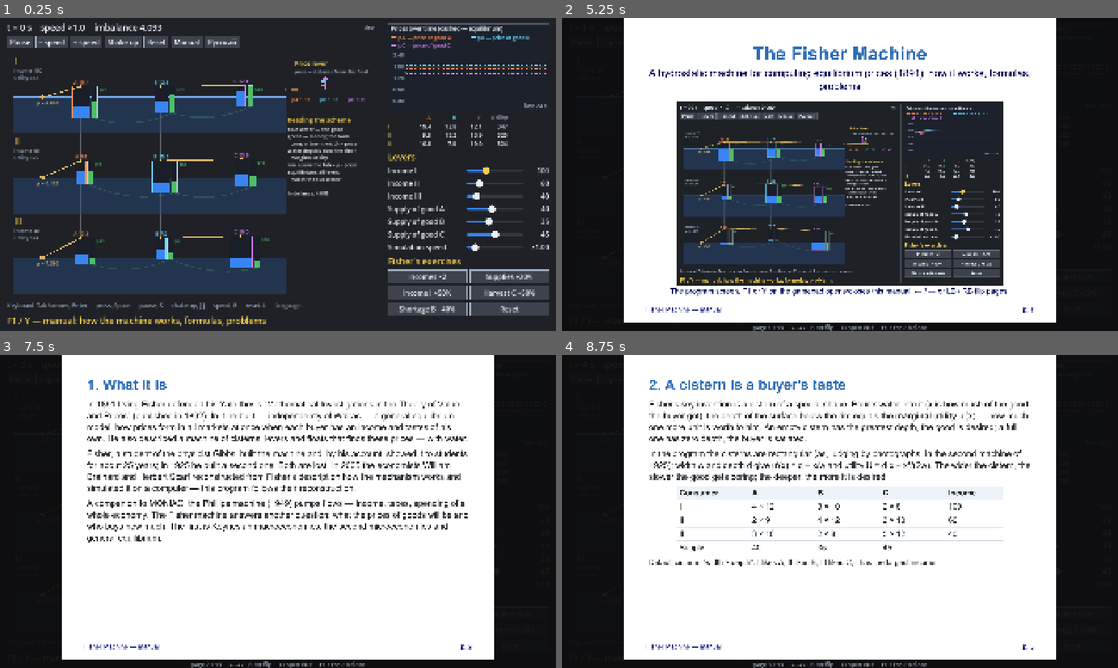
Above: before the commit, frames 1-4 (two rows, left to right).
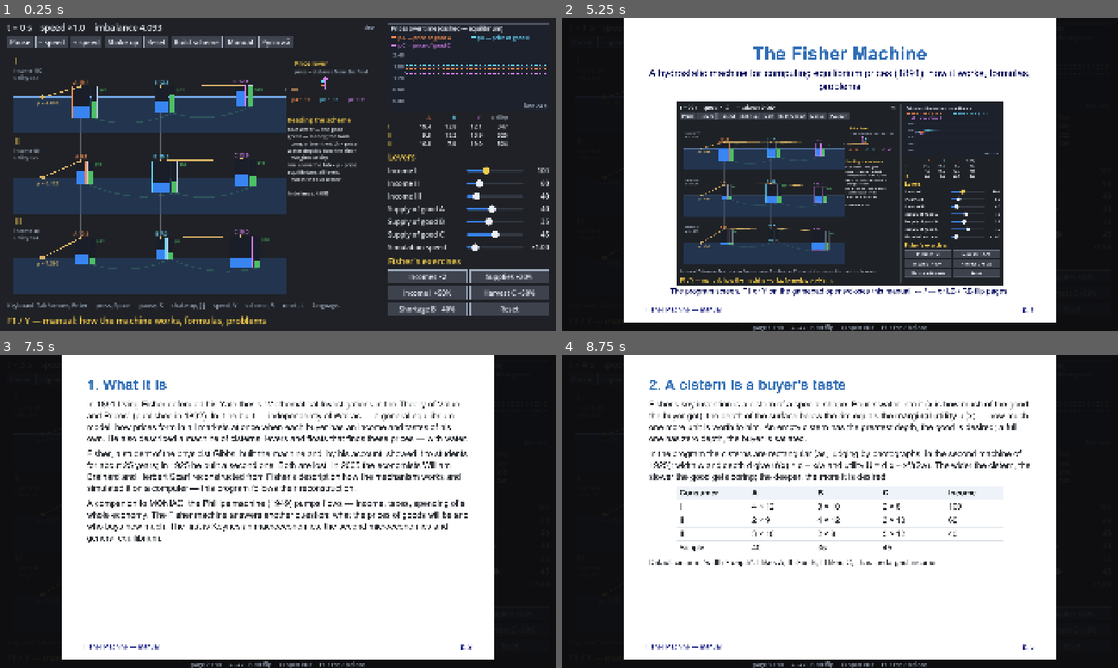
Above: after the commit, the same moments.

Repository: avv123avv/fisher_machine
Game: Godot game, scene res://main.tscn
The game is run twice, just before and just after one commit, with the same random seed, the same clock (stepped at 60 frames per second) and the same inputs.
Inputs (mouse positions are in pixels of both pictures, inside the frame that each line leads up to):
- Up to frame 1 (0.25 s): no input
- Up to frame 2 (5.25 s): click "Pause" at 0.5 s; click "Run" at 1.25 s; click "− speed" at 2 s; click "+ speed" at 2.75 s; click "Shake up" at 3.5 s; click "Reset" at 4.25 s; click "Manual" at 5 s
- Up to frame 3 (7.5 s): click (194, 380) at 5.75 s, where only the run after the commit has a clickable "Build scheme"; click "Русский" at 6.5 s; click "Incomes ×2" at 7.25 s
- Up to frame 4 (8.75 s): click "Supplies +20%" at 8 s

The runs differ from the first frame. In frame 1, 0.6% of the frame differs, in the area x 31-62%, y 5-94%; in frame 2, 0.2%; in frame 3, less than 0.1%; in frame 4, less than 0.1%.

Commit message:
Схема сборки: машина Фишера из сообщающихся сосудов
- Вид «Схема сборки» (кнопка меню, V, L3; -- --view=diy): щит с девятью
  прямоугольными ёмкостями на рейках с бегунками, ёмкости одного товара
  соединены снизу трубкой (свой краситель на товар), нулевая линия = вода
  бака. Рычаги и меха Фишера заменяет программа: таблица высот краёв в см.
  Масштаб: 1 ед. товара = 10 мл, 1 ед. предельной полезности = 1 см.
- Инструкция, раздел 8: почему это работает, детали, размеры ёмкостей и
  настройка для равновесия по умолчанию, сборка, опыты на стенде.
- Тесты пересчётов и переключения вида, README, CLAUDE.md.

Co-Authored-By: Claude Opus 5.5 <noreply@anthropic.com>

Diff:
--- /dev/null
+++ b/diy_rig.gd
@@ -0,0 +1,182 @@
+class_name DiyRigView
+extends Control
+## Схема домашнего стенда: машина Фишера из сообщающихся сосудов. Девять прямоугольных ёмкостей
+## на вертикальных рейках с бегунками; ёмкости одного товара соединены снизу трубкой (своя краска на
+## товар). Нулевая линия (нить или лазерный уровень) играет роль воды в баке. Края выставляются на
+## высоты μ_i·a_j из программы — рычаги и денежные отсеки Фишера (меха) здесь заменяет программа.
+## Модель та же (FisherModel); здесь только пересчёт в сантиметры и миллилитры и отрисовка.
+##
+## Масштаб: 1 единица товара = ML_PER_UNIT мл, 1 единица предельной полезности = 1 см глубины.
+
+const ML_PER_UNIT := 10.0
+## Ёмкость: толщина (вглубь щита) постоянна, ширина = WIDTH_CM_PER_W · w, глубина = d см.
+## Тогда на 1 см глубины приходится w единиц товара, как у цистерны модели.
+const THICK_CM := 5.0
+const WIDTH_CM_PER_W := ML_PER_UNIT / THICK_CM
+## Внутренний диаметр трубок и длина трубки на одну систему — для «мёртвого» объёма.
+const TUBE_D_MM := 6.0
+const TUBE_LEN_CM := 120.0
+
+const DESIGN := CisternView.DESIGN
+const FS := CisternView.FS
+const FS_SMALL := CisternView.FS_SMALL
+const PX_PER_CM := 13.0
+
+const WOOD := Color(0.36, 0.29, 0.21)
+const WOOD_EDGE := Color(0.5, 0.41, 0.3)
+const RAIL := Color(0.62, 0.6, 0.55)
+const PLASTIC := Color(0.85, 0.88, 0.92)
+const TAG := Color(0.95, 0.8, 0.3)
+const ZERO_LINE := Color(1.0, 0.35, 0.35)
+
+const BOARD := Rect2(20, 20, 920, 780)
+const ZERO_Y := 400.0      ## нулевая линия на щите
+const MANIFOLD_Y := 690.0  ## трубки систем идут ниже всех доньев
+const GAP := 8.0
+const GROUP_GAP := 34.0
+
+var model: FisherModel
+
+
+# --- Пересчёт модели в величины стенда --------------------------------------
+
+## Внутренние размеры ёмкости ij, см: ширина, толщина, глубина.
+static func box_cm(w: float, d: float) -> Vector3:
+	return Vector3(w * WIDTH_CM_PER_W, THICK_CM, d)
+
+
+static func volume_ml(units: float) -> float:
+	return units * ML_PER_UNIT
+
+
+## Высота края над нулевой линией, см (= μ_i·a_j в единицах предельной полезности).
+static func rim_cm(height: float) -> float:
+	return height
+
+
+## «Мёртвый» объём одной системы трубок, мл: его заливают сверх запаса товара.
+static func tube_dead_ml() -> float:
+	var r := TUBE_D_MM / 20.0
+	return PI * r * r * TUBE_LEN_CM
+
+
+func _draw() -> void:
+	if model == null:
+		return
+	var sc := minf(size.x / DESIGN.x, size.y / DESIGN.y)
+	draw_set_transform((size - DESIGN * sc) * 0.5, 0.0, Vector2(sc, sc))
+	var font := get_theme_default_font()
+
+	draw_rect(BOARD, WOOD)
+	draw_rect(BOARD, WOOD_EDGE, false, 3.0)
+	_draw_tag(font, Vector2(BOARD.position.x + 22, BOARD.end.y - 22), 1)
+	# Нулевая линия — «вода в баке»
+	draw_dashed_line(Vector2(BOARD.position.x + 10, ZERO_Y), Vector2(BOARD.end.x - 10, ZERO_Y), ZERO_LINE, 2.0, 10.0)
+	_draw_tag(font, Vector2(BOARD.position.x + 22, ZERO_Y), 7)
+
+	var x := BOARD.position.x + 40.0
+	for j in FisherModel.N:
+		var bottoms := PackedVector2Array()
+		var x0 := x
+		for i in FisherModel.N:
+			var b := box_cm(model.w[i][j], model.d[i][j])
+			var r := Rect2(x, ZERO_Y - model.height(i, j) * PX_PER_CM, b.x * PX_PER_CM, b.z * PX_PER_CM)
+			_draw_box(font, i, j, r)
+			bottoms.append(Vector2(r.get_center().x, r.end.y))
+			x = r.end.x + GAP
+		_draw_system(font, j, bottoms, x0, x - GAP)
+		x += GROUP_GAP - GAP
+	_draw_legend(font)
+	draw_set_transform(Vector2.ZERO)
+
+
+## Ёмкость на рейке: бегунок у края, вода цвета товара, шкала, подписи.
+func _draw_box(font: Font, i: int, j: int, r: Rect2) -> void:
+	var col: Color = CisternView.COL_GOOD[j]
+	var cx := r.get_center().x
+	draw_line(Vector2(cx, BOARD.position.y + 30), Vector2(cx, MANIFOLD_Y - 20), RAIL, 4.0)
+	draw_rect(Rect2(cx - 9, r.position.y - 8, 18, 10), RAIL.lightened(0.3))
+	draw_rect(r, Color(0.1, 0.12, 0.16, 0.9))
+	var sy := r.position.y + model.mu_level(i, j) * PX_PER_CM
+	if sy < r.end.y:
+		draw_rect(Rect2(r.position.x, sy, r.size.x, r.end.y - sy), Color(col, 0.75))
+	for c in range(0, int(model.d[i][j]) + 1, 2):
+		var ty := r.position.y + c * PX_PER_CM
+		draw_line(Vector2(r.end.x - 6, ty), Vector2(r.end.x, ty), PLASTIC, 1.0)
+	draw_rect(r, PLASTIC, false, 1.5)
+	draw_rect(Rect2(cx - 5, r.end.y, 10, 7), Color(0.95, 0.6, 0.3))
+	draw_string(font, Vector2(r.position.x - 20, r.position.y - 14), CisternView.CONSUMERS[i],
+			HORIZONTAL_ALIGNMENT_CENTER, r.size.x + 40, FS_SMALL, TAG)
+	# Объём воды — внутри ёмкости, у дна
+	draw_string(font, Vector2(r.position.x, r.end.y - 8), "%.0f" % volume_ml(model.x[i][j]),
+			HORIZONTAL_ALIGNMENT_CENTER, r.size.x, FS_SMALL - 3, CisternView.TEXT)
+	if i == 0 and j == 0:
+		_draw_tag(font, Vector2(r.position.x - 4, r.position.y + 30), 2)
+		_draw_tag(font, Vector2(cx - 24, BOARD.position.y + 54), 3)
+		_draw_tag(font, Vector2(cx + 30, r.position.y - 4), 4)
+
+
+## Система одного товара: трубки от доньев к общей магистрали, кран для заливки.
+func _draw_system(font: Font, j: int, bottoms: PackedVector2Array, x0: float, x1: float) -> void:
+	var col: Color = CisternView.COL_GOOD[j]
+	var hose := Color(col, 0.55)
+	for p in bottoms:
+		draw_line(p + Vector2(0, 7), Vector2(p.x, MANIFOLD_Y), hose, 3.0)
+	draw_line(Vector2(bottoms[0].x, MANIFOLD_Y), Vector2(bottoms[bottoms.size() - 1].x, MANIFOLD_Y), hose, 3.0)
+	var mid := Vector2((bottoms[0].x + bottoms[bottoms.size() - 1].x) * 0.5, MANIFOLD_Y)
+	draw_line(mid, mid + Vector2(0, 34), hose, 3.0)
+	draw_rect(Rect2(mid.x - 9, mid.y + 22, 18, 12), Color(0.3, 0.6, 0.4))
+	draw_string(font, Vector2(x0, MANIFOLD_Y + 66), I18n.t("товар %s: %.0f мл") % [CisternView.GOODS[j], volume_ml(model.sup[j])],
+			HORIZONTAL_ALIGNMENT_CENTER, x1 - x0, FS_SMALL - 2, col)
+	if j == 0:
+		_draw_tag(font, mid + Vector2(-30, 10), 5)
+		_draw_tag(font, mid + Vector2(24, 28), 6)
+
+
+## Справа от щита: таблица высот краёв (её выставляют на стенде) и список деталей.
+func _draw_legend(font: Font) -> void:
+	var x0 := 955.0
+	var y := 44.0
+	draw_string(font, Vector2(x0, y), I18n.t("Высота края, см"), HORIZONTAL_ALIGNMENT_LEFT, -1, FS, TAG)
+	y += 32.0
+	for j in FisherModel.N:
+		draw_string(font, Vector2(x0 + 60 + 70 * j, y), CisternView.GOODS[j], HORIZONTAL_ALIGNMENT_RIGHT, 60, FS_SMALL, CisternView.COL_GOOD[j])
+	for i in FisherModel.N:
+		y += 26.0
+		draw_string(font, Vector2(x0, y), CisternView.CONSUMERS[i], HORIZONTAL_ALIGNMENT_LEFT, -1, FS_SMALL, TAG)
+		for j in FisherModel.N:
+			draw_string(font, Vector2(x0 + 60 + 70 * j, y), "%.1f" % rim_cm(model.height(i, j)),
+					HORIZONTAL_ALIGNMENT_RIGHT, 60, FS_SMALL, CisternView.TEXT)
+	var lines := [
+		"",
+		I18n.t("#Детали стенда"),
+		I18n.t("1  Щит 100 × 80 см"),
+		I18n.t("2  Ёмкость по таблице — 9"),
+		I18n.t("3  Рейка с бегунком — 9"),
+		I18n.t("4  Зажим на бегунке — 9"),
+		I18n.t("5  Трубка 6 мм + тройники — 3"),
+		I18n.t("6  Кран для заливки — 3"),
+		I18n.t("7  Нулевая линия: нить"),
+		I18n.t("   или лазерный уровень"),
+		"",
+		I18n.t("#Масштаб"),
+		I18n.t("1 ед. товара = %.0f мл") % ML_PER_UNIT,
+		I18n.t("1 ед. полезности = 1 см"),
+		I18n.t("Неравновесие: %.1f мм") % (model.imbalance() * 10.0),
+		"",
+		I18n.t("F1 — сборка и опыты"),
+	]
+	y += 10.0
+	for line in lines:
+		var text: String = line
+		var head := text.begins_with("#")
+		if head:
+			text = text.substr(1)
+		y += 30.0 if head else 25.0
+		draw_string(font, Vector2(x0, y), text, HORIZONTAL_ALIGNMENT_LEFT, 285,
+				FS if head else FS_SMALL, TAG if head else CisternView.TEXT)
+
+
+func _draw_tag(font: Font, pos: Vector2, n: int) -> void:
+	draw_circle(pos, 12.0, TAG)
+	draw_string(font, pos + Vector2(-14, 6), str(n), HORIZONTAL_ALIGNMENT_CENTER, 28, FS_SMALL - 2, Color.BLACK)
--- a/fisher_machine.gd
+++ b/fisher_machine.gd
@@ -56,6 +56,7 @@
 	["faster", "+ скорость"],
 	["shake", "Перемешать"],
 	["reset", "Сброс"],
+	["view", "Схема сборки"],
 	["help", "Инструкция"],
 	["lang", "English"],
 ]
@@ -64,6 +65,7 @@
 var speed := 1.0
 var paused := false
 var view: CisternView
+var diy: DiyRigView     ## домашний стенд из сообщающихся сосудов — вместо view, кнопка «Схема сборки»
 var chart: PriceChart
 var help: HelpOverlay
 var sliders := {}        # ключ → HSlider
@@ -79,6 +81,9 @@
 	_setup_input()
 	_build_ui()
 	apply_preset("reset")
+	# Аргумент запуска `-- --view=diy` сразу показывает схему сборки (для скриншотов).
+	if "--view=diy" in OS.get_cmdline_user_args():
+		set_diy(true)
 	(sliders["y0"] as Control).grab_focus.call_deferred()
 
 
@@ -91,6 +96,7 @@
 		chart.push([model.price(0), model.price(1), model.price(2)])
 	_update_table()
 	view.queue_redraw()
+	diy.queue_redraw()
 	queue_redraw()
 
 
@@ -105,7 +111,7 @@
 	draw_string(font, Vector2(DIVIDER_X - 324, 40), version if version == "dev" else "v" + version,
 			HORIZONTAL_ALIGNMENT_RIGHT, 300, FS_SMALL, CisternView.DIM)
 	draw_line(Vector2(DIVIDER_X, 16), Vector2(DIVIDER_X, 1064), Color(0.3, 0.32, 0.36), 2.0)
-	draw_string(font, Vector2(24, 1000), I18n.t("Клавиатура: Tab/стрелки, Enter — нажать, Пробел — пауза, S — перемешать, [ ] — скорость, R — сброс, L — язык."),
+	draw_string(font, Vector2(24, 1000), I18n.t("Клавиатура: Tab/стрелки, Enter — нажать, Пробел — пауза, S — перемешать, [ ] — скорость, V — схема, R — сброс, L — язык."),
 			HORIZONTAL_ALIGNMENT_LEFT, DIVIDER_X - 40, FS_SMALL, CisternView.DIM)
 	draw_string(font, Vector2(24, 1056), I18n.t("F1 / Y — инструкция: как устроена машина, формулы, задачи"),
 			HORIZONTAL_ALIGNMENT_LEFT, -1, FS_BIG, COLOR_HEAD)
@@ -137,6 +143,8 @@
 		_press_menu("faster")
 	elif event.is_action_pressed("reset_sim"):
 		_press_menu("reset")
+	elif event.is_action_pressed("toggle_view"):
+		_press_menu("view")
 	else:
 		return
 	get_viewport().set_input_as_handled()
@@ -163,6 +171,12 @@
 	else:
 		help.close()
 		(menu["help"] as Control).grab_focus()
+
+
+func set_diy(show: bool) -> void:
+	diy.visible = show
+	view.visible = not show
+	_refresh_texts()
 
 
 ## Кнопки меню; так же их нажимают горячие клавиши и кнопки геймпада.
@@ -179,6 +193,8 @@
 			chart.clear()
 		"reset":
 			apply_preset("reset")
+		"view":
+			set_diy(not diy.visible)
 		"help":
 			set_help(not help.visible)
 		"lang":
@@ -261,6 +277,7 @@
 	pause_btn.set_pressed_no_signal(paused)
 	# Кнопка показывает язык, на который переключит.
 	(menu["lang"] as Button).text = "English" if I18n.current() == "ru" else "Русский"
+	(menu["view"] as Button).text = I18n.t("Схема машины") if diy.visible else I18n.t("Схема сборки")
 	(table[0][4] as Label).text = I18n.t("полезн.")
 	view.queue_redraw()
 	chart.queue_redraw()
@@ -297,7 +314,7 @@
 		# Пауза подсвечивается жёлтой рамкой, пока включена.
 		btn.toggle_mode = d[0] == "pause"
 		btn.pressed.connect(_press_menu.bind(d[0]))
-		if d[0] not in ["pause", "lang"]:
+		if d[0] not in ["pause", "lang", "view"]:
 			_texts.append([btn, d[1]])
 		menu_row.add_child(btn)
 		menu[d[0]] = btn
@@ -307,6 +324,12 @@
 	view.position = VIEW_RECT.position
 	view.size = VIEW_RECT.size
 	add_child(view)
+	diy = DiyRigView.new()
+	diy.model = model
+	diy.position = VIEW_RECT.position
+	diy.size = VIEW_RECT.size
+	diy.visible = false
+	add_child(diy)
 
 	var panel := VBoxContainer.new()
 	panel.position = PANEL_RECT.position
@@ -474,6 +497,7 @@
 	_add_action("speed_up", [_key(KEY_BRACKETRIGHT), _joy(JOY_BUTTON_RIGHT_SHOULDER)])
 	_add_action("reset_sim", [_key(KEY_R)])
 	_add_action("open_pdf", [_key(KEY_O)])
+	_add_action("toggle_view", [_key(KEY_V), _joy(JOY_BUTTON_LEFT_STICK)])
 	# Левый стик для навигации по фокусу (крестовина уже есть в ui_*).
 	_add_action("ui_left", [_axis(JOY_AXIS_LEFT_X, -1.0)])
 	_add_action("ui_right", [_axis(JOY_AXIS_LEFT_X, 1.0)])
--- a/i18n.gd
+++ b/i18n.gd
@@ -18,8 +18,10 @@
 	"Перемешать": "Shake up",
 	"Сброс": "Reset",
 	"Инструкция": "Manual",
-	"Клавиатура: Tab/стрелки, Enter — нажать, Пробел — пауза, S — перемешать, [ ] — скорость, R — сброс, L — язык.":
-		"Keyboard: Tab/arrows, Enter — press, Space — pause, S — shake up, [ ] — speed, R — reset, L — language.",
+	"Клавиатура: Tab/стрелки, Enter — нажать, Пробел — пауза, S — перемешать, [ ] — скорость, V — схема, R — сброс, L — язык.":
+		"Keyboard: Tab/arrows, Enter — press, Space — pause, S — shake up, [ ] — speed, V — scheme, R — reset, L — language.",
+	"Схема сборки": "Build scheme",
+	"Схема машины": "Machine scheme",
 	"F1 / Y — инструкция: как устроена машина, формулы, задачи": "F1 / Y — manual: how the machine works, formulas, problems",
 	# fisher_machine.gd — панель
 	"Рычаги": "Levers",
@@ -52,6 +54,23 @@
 	"равновесие: все уровни": "equilibrium: all levels",
 	"  совпадают с водой бака": "  match the tub water",
 	"Неравновесие: %.3f": "Imbalance: %.3f",
+	# diy_rig.gd — домашний стенд
+	"товар %s: %.0f мл": "good %s: %.0f ml",
+	"Высота края, см": "Rim height, cm",
+	"#Детали стенда": "#Rig parts",
+	"1  Щит 100 × 80 см": "1  Board 100 × 80 cm",
+	"2  Ёмкость по таблице — 9": "2  Container per table — 9",
+	"3  Рейка с бегунком — 9": "3  Rail with slider — 9",
+	"4  Зажим на бегунке — 9": "4  Clamp on slider — 9",
+	"5  Трубка 6 мм + тройники — 3": "5  6 mm tube + tees — 3",
+	"6  Кран для заливки — 3": "6  Filling valve — 3",
+	"7  Нулевая линия: нить": "7  Zero line: a thread",
+	"   или лазерный уровень": "   or a laser level",
+	"#Масштаб": "#Scale",
+	"1 ед. товара = %.0f мл": "1 unit of good = %.0f ml",
+	"1 ед. полезности = 1 см": "1 utility unit = 1 cm",
+	"Неравновесие: %.1f мм": "Imbalance: %.1f mm",
+	"F1 — сборка и опыты": "F1 — assembly and experiments",
 	# price_chart.gd
 	"Цены во времени (пунктир — равновесие)": "Prices over time (dashed — equilibrium)",
 	"последние %.0f с": "last %.0f s",
--- a/tests/run_tests.gd
+++ b/tests/run_tests.gd
@@ -147,6 +147,18 @@
 	_check(main.menu["lang"].text == "English", "смена языка en → ru")
 	_check(InputMap.action_has_event("shake", FisherMachine._joy(JOY_BUTTON_START)), "Start — перемешать")
 
+	print("Схема сборки")
+	_check(DiyRigView.box_cm(4.0, 12.0) == Vector3(8.0, 5.0, 12.0), "ёмкость w=4, d=12 → 8 × 5 × 12 см")
+	var b := DiyRigView.box_cm(3.0, 10.0)
+	_check(is_equal_approx(b.x * b.y, 3.0 * DiyRigView.ML_PER_UNIT), "1 см глубины = w единиц товара (как в модели)")
+	_check(is_equal_approx(DiyRigView.volume_ml(40.0), 400.0), "40 единиц = 400 мл")
+	_check(DiyRigView.tube_dead_ml() > 20.0 and DiyRigView.tube_dead_ml() < 50.0, "мёртвый объём трубок ≈ %.0f мл" % DiyRigView.tube_dead_ml())
+	main._press_menu("view")
+	_check(main.diy.visible and not main.view.visible and main.menu["view"].text == "Схема машины", "кнопка «Схема сборки»")
+	main._unhandled_input(_action("toggle_view"))
+	_check(not main.diy.visible and main.view.visible, "V / L3 — обратно к схеме машины")
+	_check(InputMap.action_has_event("toggle_view", FisherMachine._joy(JOY_BUTTON_LEFT_STICK)), "L3 привязан к схеме")
+
 	print("Инструкция")
 	main._unhandled_input(_action("toggle_help"))
 	_check(main.help.visible, "F1 / Y открывает инструкцию")
Not shown, added: diy_rig.gd.uid
Binary file added: docs/diy_en.png
Binary file added: docs/diy_ru.png
Binary file changed: docs/pages/en/page_1.png
Binary file added: docs/pages/en/page_14.png
Binary file added: docs/pages/en/page_15.png
Binary file added: docs/pages/en/page_16.png
Binary file added: docs/pages/en/page_17.png
Binary file added: docs/pages/en/page_18.png
Binary file added: docs/pages/en/page_19.png
Binary file changed: docs/pages/ru/page_1.png
Binary file added: docs/pages/ru/page_14.png
(and 13 more such lines)
